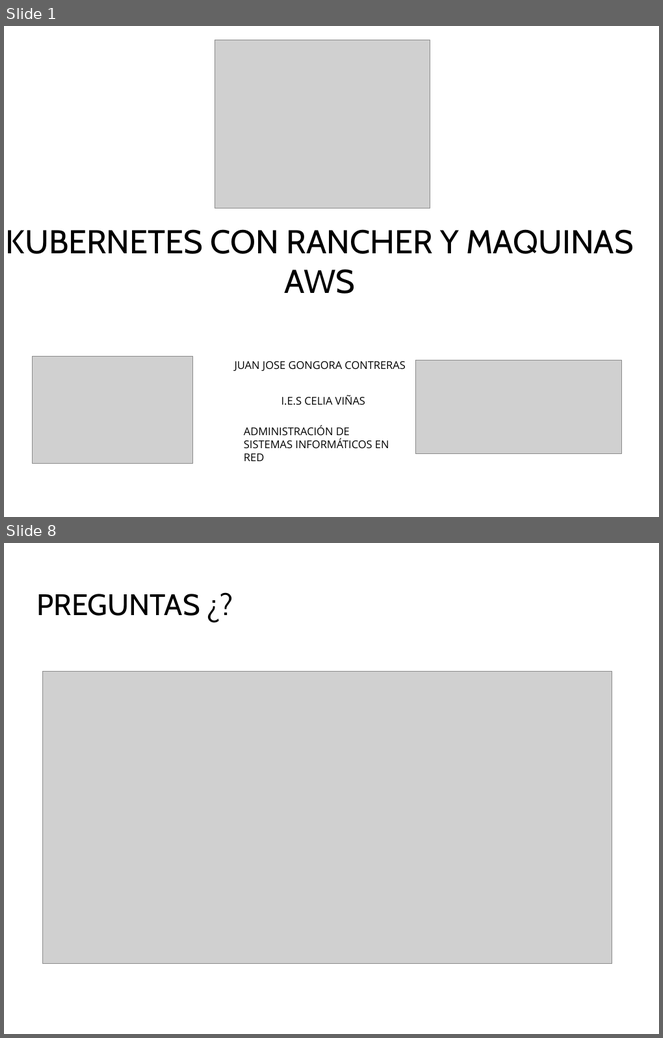
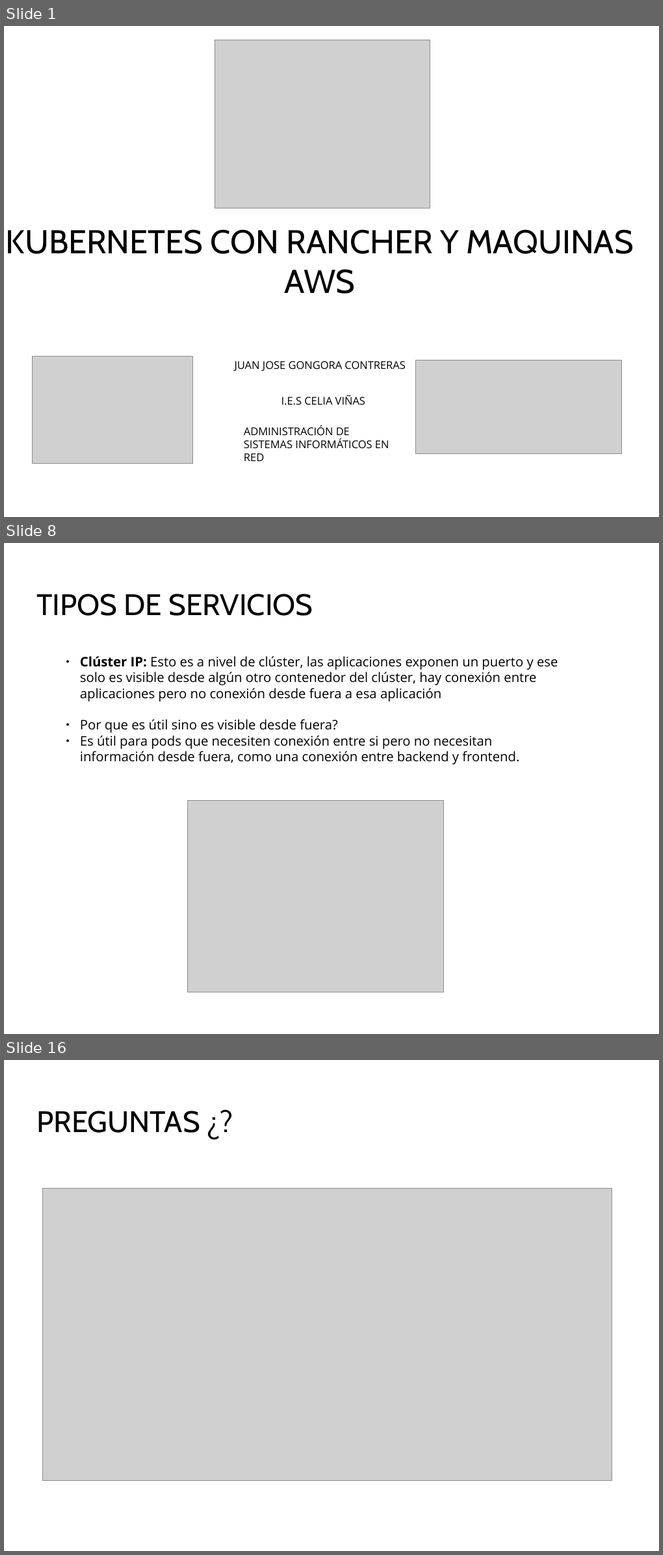
Before and after one commit to Juanjosegongora/kubernetes, a slide deck: proyecto_kubernetes.odp. Shown one above the other, each under a label of ours: slides 1 and 8 before the commit, slides 1, 8 and 16 after it; the slides between them are not shown. The pictures are 663x1038 and 663x1555 pixels, drawn with LibreOffice and Linux fonts; fonts in the diff are those of the drawing; grey boxes stand for pictures; background and template pictures are left out. Boxes give left, top, right and bottom in pixels: in the first picture for what was removed or moved away, otherwise in the second. Text is boxed around its words. In the diff, an @@ line names an element or a change of style, - is before the commit and + after.

```diff
--- a/proyecto_kubernetes.odp
+++ b/proyecto_kubernetes.odp
@@ slide 8 added at <box>4,543,659,1034</box>, background picture (left out) @@
@@ title added at <box>36,594,313,616</box>, 36 pt, text #000000 @@
+TIPOS DE SERVICIOS
@@ text added at <box>80,656,558,765</box>, 16 pt, text #000000 @@
+● Clúster IP: Esto es a nivel de clúster, las aplicaciones exponen un puerto y ese solo es visible desde algún otro contenedor del clúster, hay conexión entre aplicaciones pero no conexión desde fuera a esa aplicación
+● Por que es útil sino es visible desde fuera?
+● Es útil para pods que necesiten conexión entre si pero no necesitan información desde fuera, como una conexión entre backend y frontend.
@@ picture added at <box>188,800,444,993</box> @@
@@ what was slide 8 is now slide 16 @@
```
Also in this commit, not shown: 6 slides changed, 7 other slides added, 1 other file.
